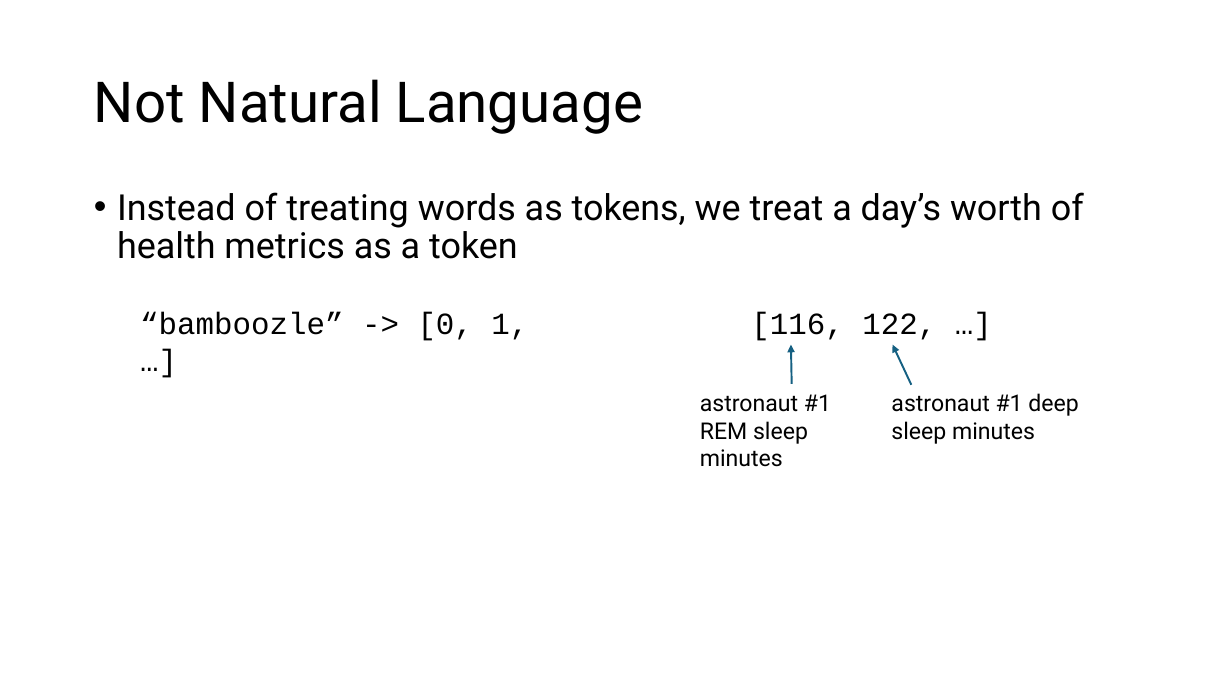
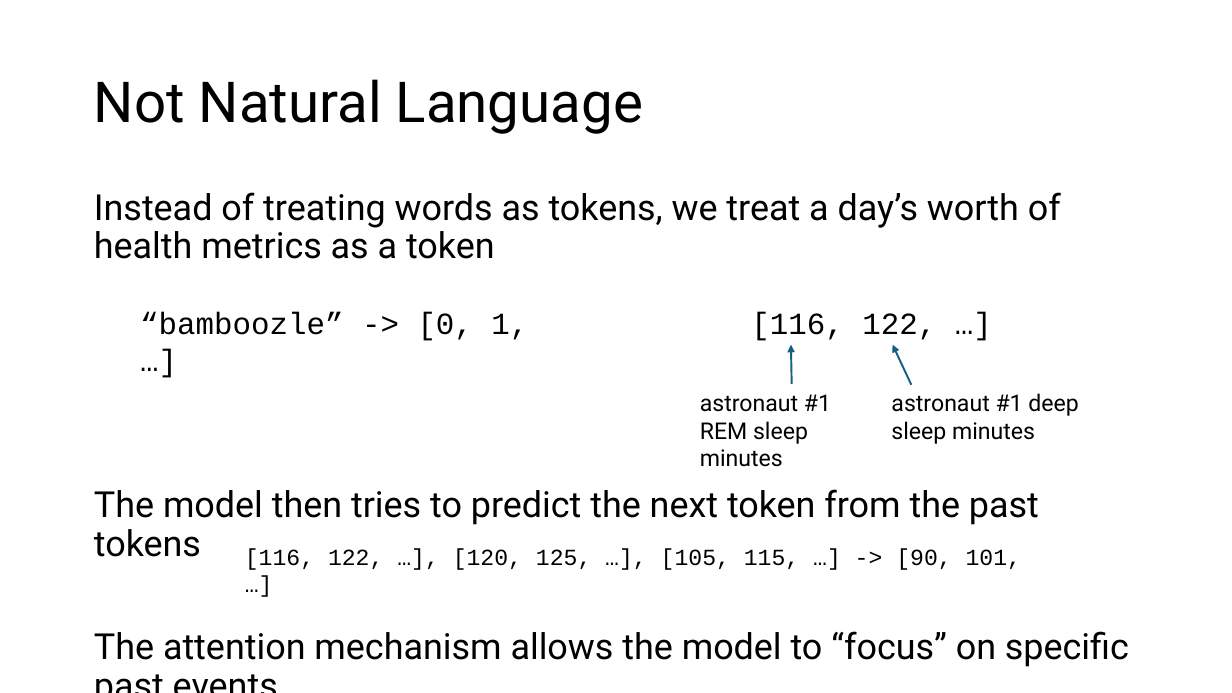
Before and after one commit to blacepos-meapster3-spartahack/jsc-hack, a slide deck: slide 3 of chawmp.pptx. Drawn at 1232x693 pixels with LibreOffice and Linux fonts; fonts in the diff are those of the drawing. Boxes give left, top, right and bottom in pixels: in the first picture for what was removed or moved away, otherwise in the second. Text is boxed around its words. In the diff, an @@ line names an element or a change of style, - is before the commit and + after.

```diff
--- a/chawmp.pptx
+++ b/chawmp.pptx
@@ text at <box>94,192,1061,259</box>: bullet • to none @@
@@ text at <box>94,489,1129,667</box>: paragraphs added @@
+The model then tries to predict the next token from the past tokens
+The attention mechanism allows the model to “focus” on specific past events
@@ text added at <box>245,548,1021,570</box>, 18 pt, text #000000 @@
+[116, 122, …], [120, 125, …], [105, 115, …] -> [90, 101, …]
```
Also in this commit, not shown: 2 other files.
